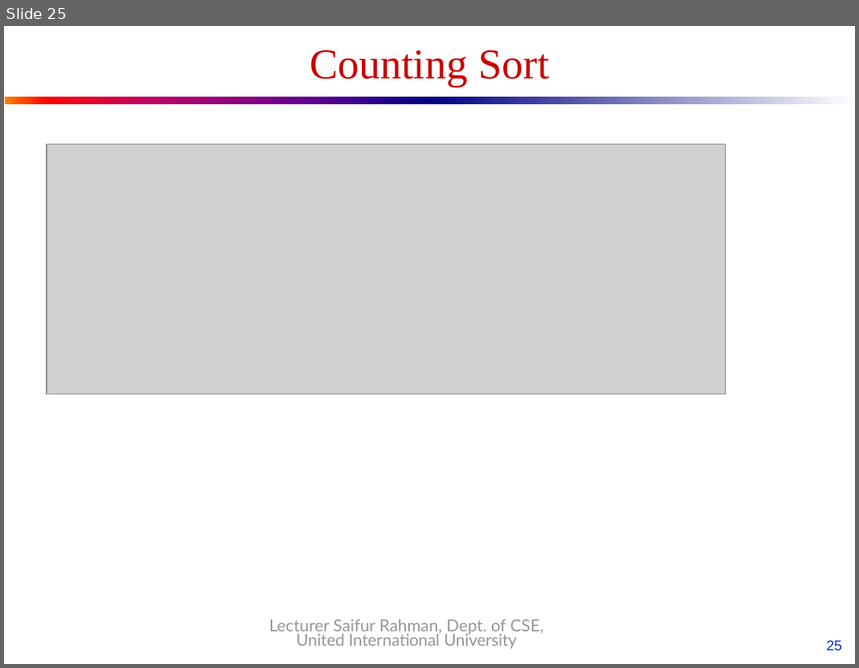
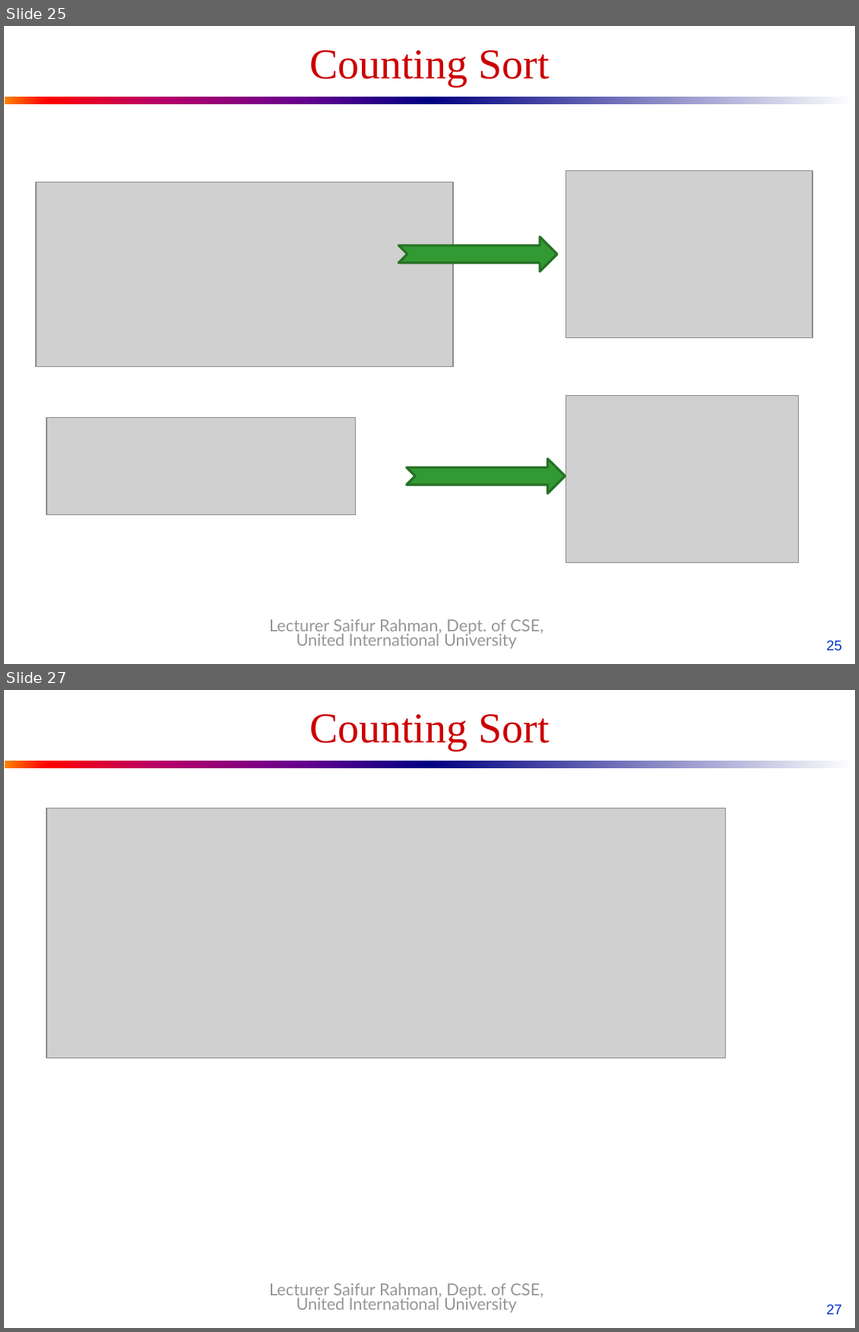
Before and after one commit to saifurrahman1701/UIU-Courses-Materials-, a slide deck: BSCSE/[251] Spring 2025/DSA-I_ CSE 2215/Course Materials/Slides/03.Arrays_Searching_Counting-sort.pptx. Shown one above the other, each under a label of ours: slide 25 before the commit, slides 25 and 27 after it; the slides between them are not shown. The pictures are 859x668 and 859x1332 pixels, drawn with LibreOffice and Linux fonts; fonts in the diff are those of the drawing; grey boxes stand for pictures. Boxes give left, top, right and bottom in pixels: in the first picture for what was removed or moved away, otherwise in the second. Text is boxed around its words. In the diff, an @@ line names an element or a change of style, - is before the commit and + after.

```diff
--- a/BSCSE/[251] Spring 2025/DSA-I_ CSE 2215/Course Materials/Slides/03.Arrays_Searching_Counting-sort.pptx
+++ b/BSCSE/[251] Spring 2025/DSA-I_ CSE 2215/Course Materials/Slides/03.Arrays_Searching_Counting-sort.pptx
@@ slide 25 added at (4, 26, 855, 664), background #FFFFFF; not listed: 3 template elements that a slide beside it also shows @@
@@ text added at (310, 50, 549, 86), 36 pt, text #CC0000 @@
+Counting Sort
@@ picture added at (35, 183, 452, 367) @@
@@ picture added at (566, 170, 813, 338) @@
@@ notched right arrow added at (399, 237, 557, 272), fill #339933, outline #267126 2 pt @@
@@ picture added at (566, 396, 798, 563) @@
@@ picture added at (47, 417, 356, 515) @@
@@ notched right arrow added at (407, 459, 565, 494), fill #339933, outline #267126 2 pt @@
@@ text added at (269, 620, 544, 649), 14 pt, text #969696 @@
+Lecturer Saifur Rahman, Dept. of CSE, United International University
@@ what was slide 25 is now slide 27 @@
@@ page number at (826, 1305, 842, 1315): text changed @@
-25
+27
```
Also in this commit, not shown: 1 other slide added, 3 other files.
